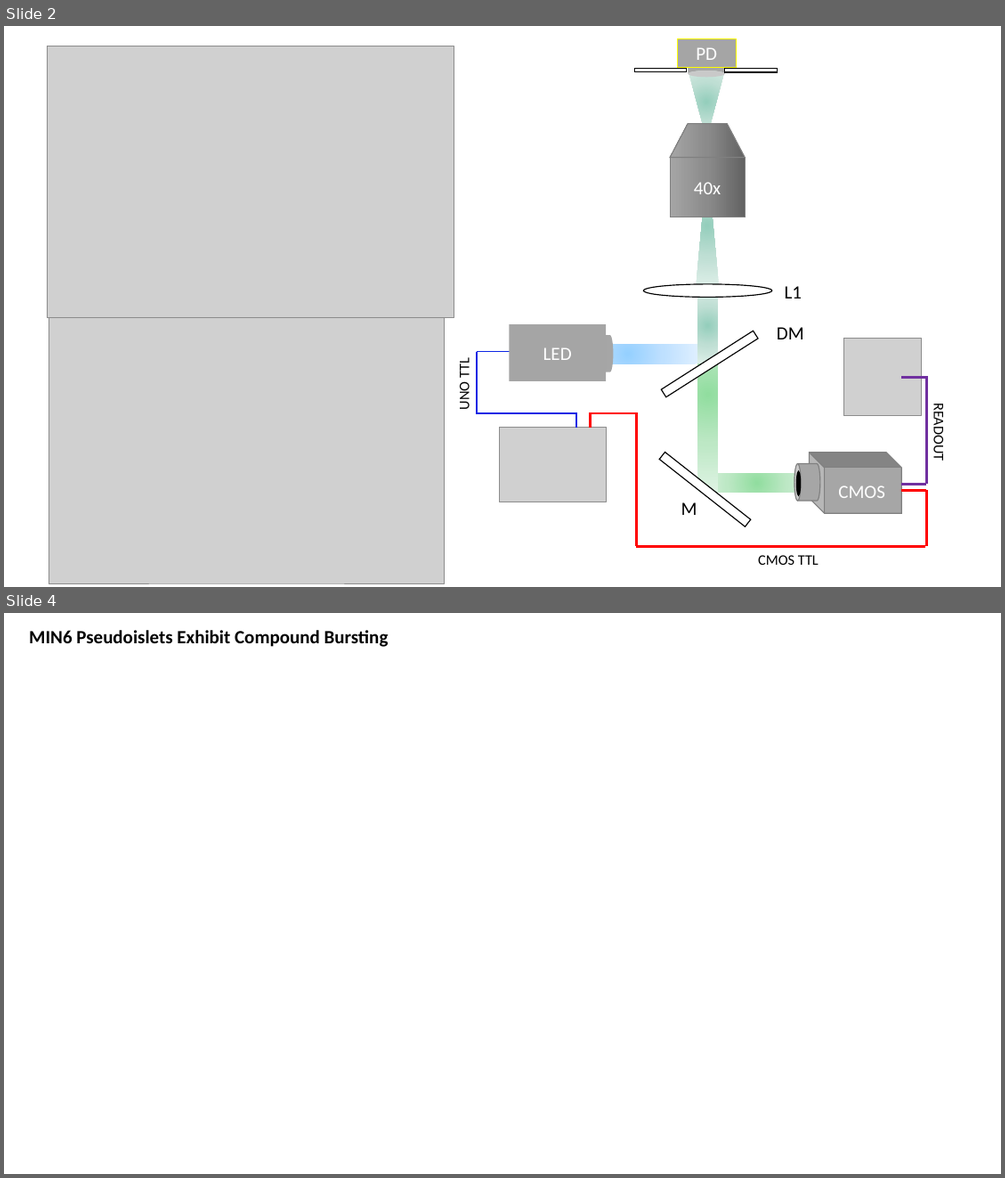
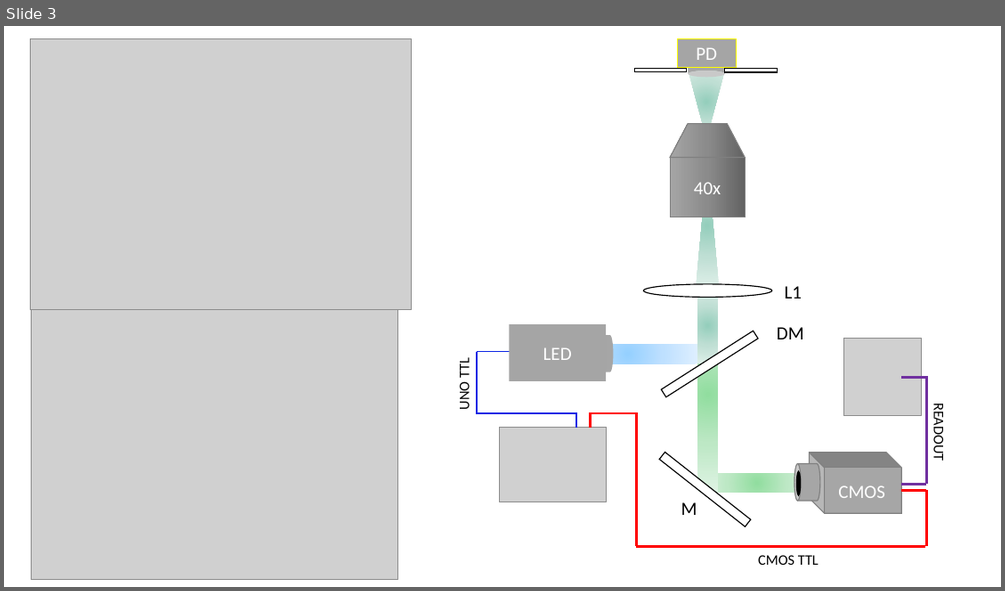
Before and after one commit to cwseitz/cwseitz.github.io-docs, a slide deck: docs/scherer-rotation-summary/scherer-rotation-summary.pptx. Shown one above the other, each under a label of ours: slides 2 and 4 before the commit, slide 3 after it; the slides between them are not shown. The pictures are 1005x1178 and 1005x591 pixels, drawn with LibreOffice and Linux fonts; fonts in the diff are those of the drawing; grey boxes stand for pictures. Boxes give left, top, right and bottom in pixels: in the first picture for what was removed or moved away, otherwise in the second. Text is boxed around its words. In the diff, an @@ line names an element or a change of style, - is before the commit and + after.

```diff
--- a/docs/scherer-rotation-summary/scherer-rotation-summary.pptx
+++ b/docs/scherer-rotation-summary/scherer-rotation-summary.pptx
@@ slide 4 removed at box(4, 613, 1001, 1174), background #FFFFFF @@
@@ text removed at box(29, 630, 388, 647) @@
-MIN6 Pseudoislets Exhibit Compound Bursting
@@ what was slide 2 is now slide 3 @@
@@ slide 3 changed as well @@
@@ picture: place and size @@
-picture at box(47, 46, 453, 319)
+picture at box(30, 38, 412, 309)
@@ picture: place and size @@
-picture at box(48, 318, 445, 583)
+picture at box(31, 303, 397, 579)
```
Also in this commit, not shown: 1 other slide changed, 3 slides added, 1 other slide removed, 2 other files.
